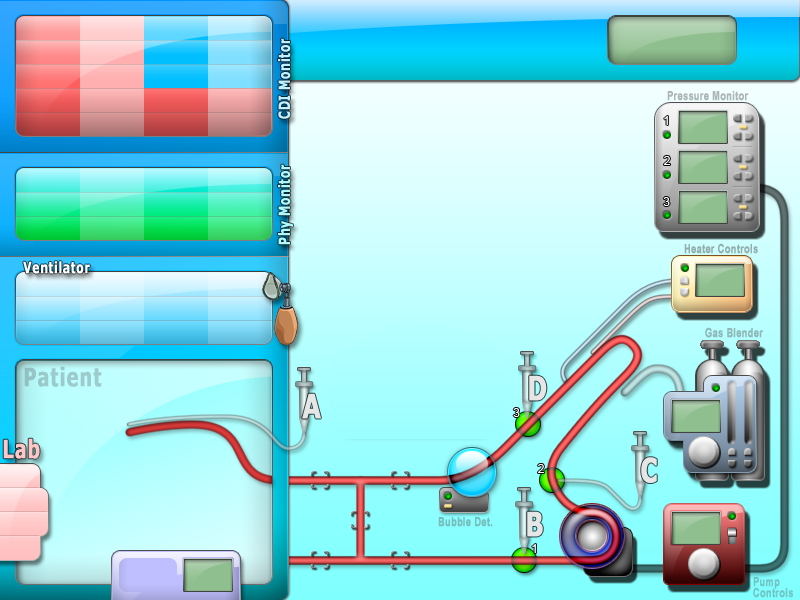
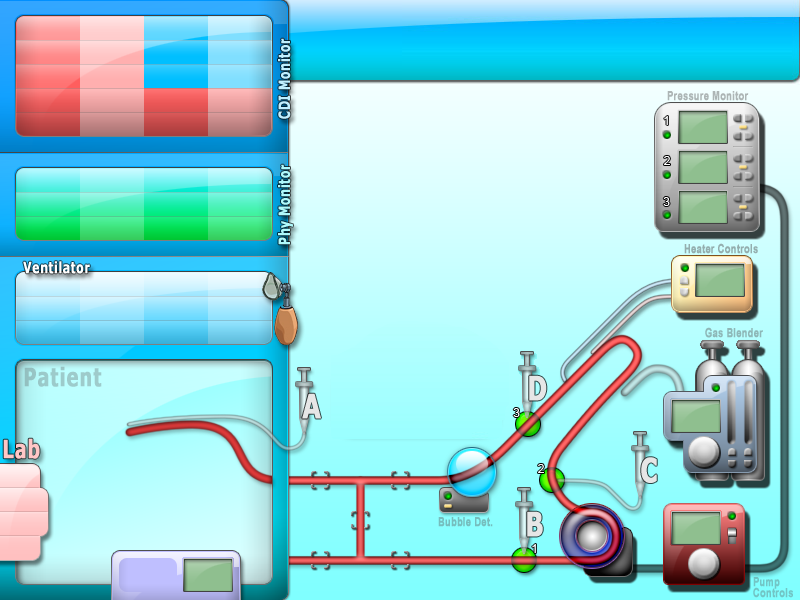
The second 800×600 image is a revision of the first. Changes to its layers:
added layer "Time Remover" above "Layer 1" over (402, 0, 800, 85)
